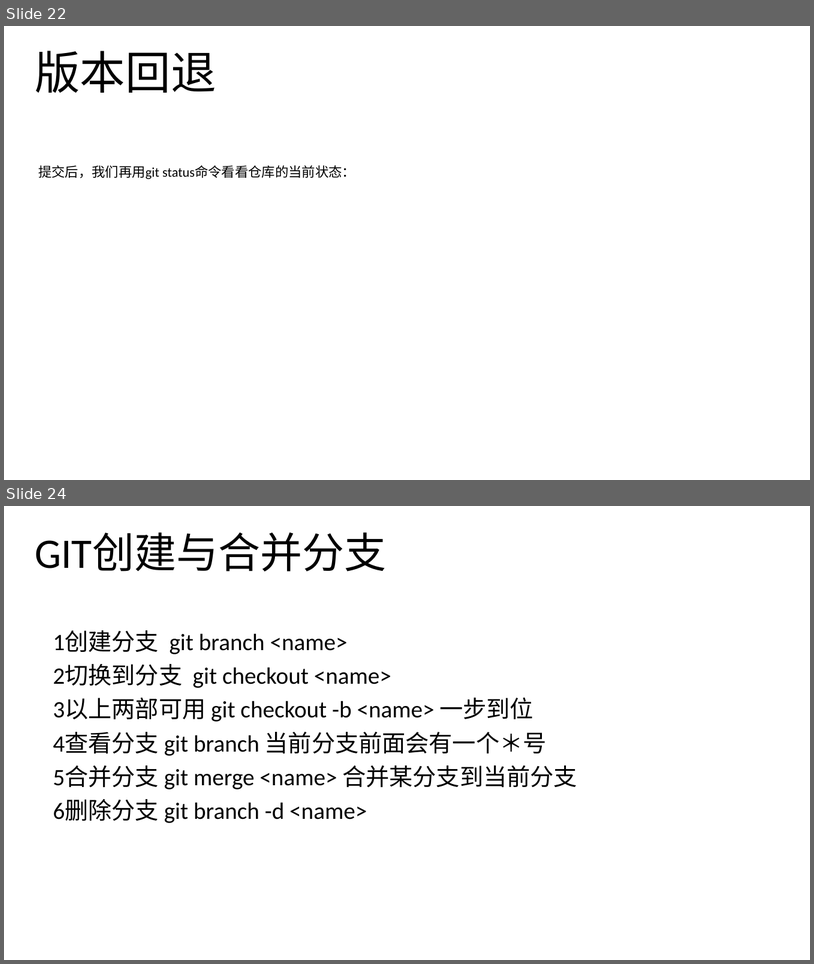
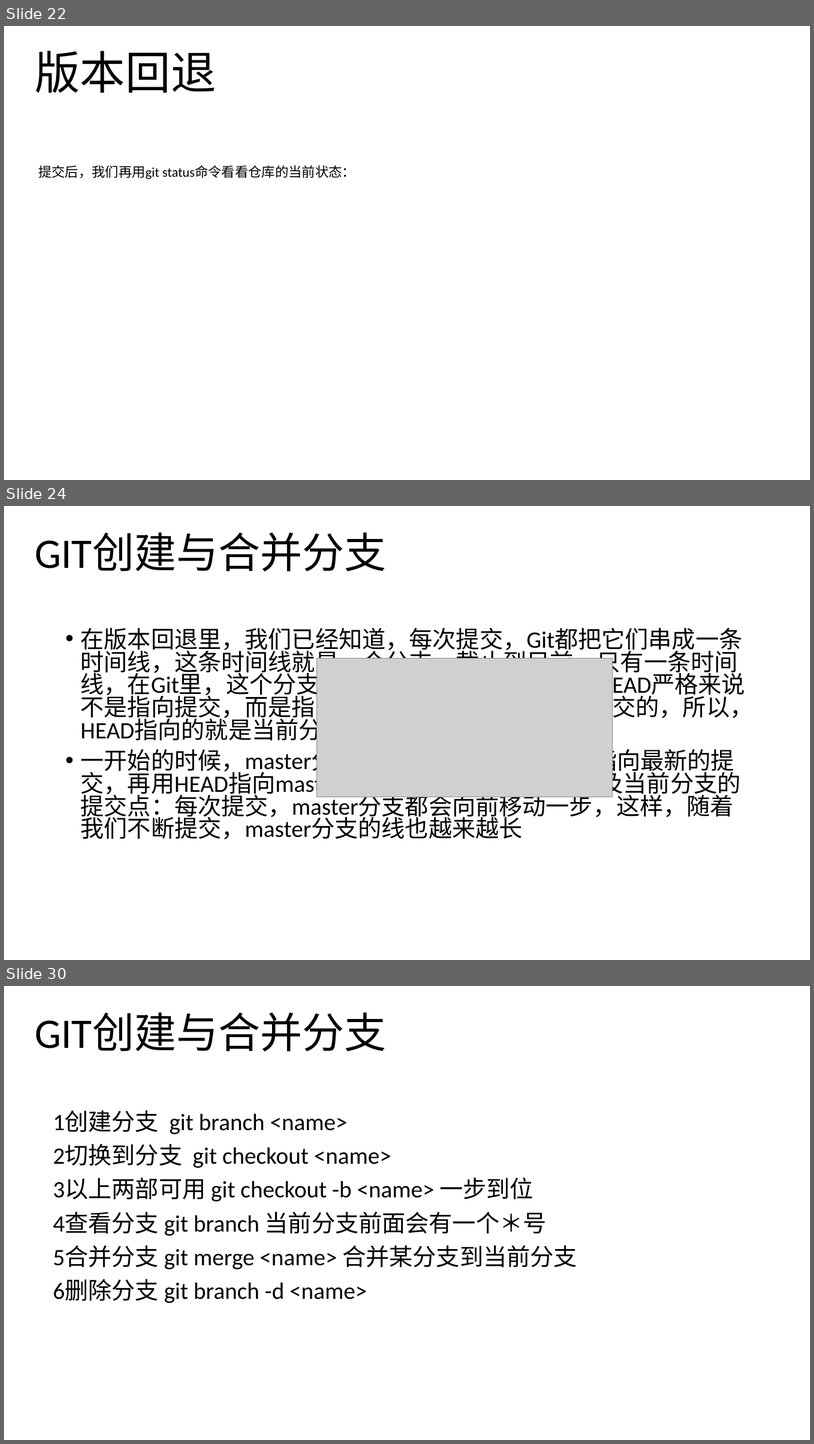
Before and after one commit to noprom/shandong, a slide deck: doc/ppt/helin.pptx. Shown one above the other, each under a label of ours: slides 22 and 24 before the commit, slides 22, 24 and 30 after it; the slides between them are not shown. The pictures are 814x964 and 814x1444 pixels, drawn with LibreOffice and Linux fonts; fonts in the diff are those of the drawing; grey boxes stand for pictures. Boxes give left, top, right and bottom in pixels: in the first picture for what was removed or moved away, otherwise in the second. Text is boxed around its words. In the diff, an @@ line names an element or a change of style, - is before the commit and + after.

```diff
--- a/doc/ppt/helin.pptx
+++ b/doc/ppt/helin.pptx
@@ slide 24 added at box(4, 506, 810, 960), background #FFFFFF @@
@@ text added at box(35, 532, 386, 571), 50 pt, text #000000 @@
+GIT创建与合并分支
@@ text added at box(81, 628, 754, 839), 28 pt, text #000000 @@
+• 在版本回退里，我们已经知道，每次提交，Git都把它们串成一条时间线，这条时间线就是一个分支。截止到目前，只有一条时间线，在Git里，这个分支叫主分支，即master分支。HEAD严格来说不是指向提交，而是指向master，master才是指向提交的，所以，HEAD指向的就是当前分支。
+• 一开始的时候，master分支是一条线，Git用master指向最新的提交，再用HEAD指向master，就能确定当前分支，以及当前分支的提交点：每次提交，master分支都会向前移动一步，这样，随着我们不断提交，master分支的线也越来越长
@@ picture added at box(317, 658, 613, 797) @@
@@ what was slide 24 is now slide 30 @@
```
Also in this commit, not shown: 2 slides changed, 5 other slides added.
